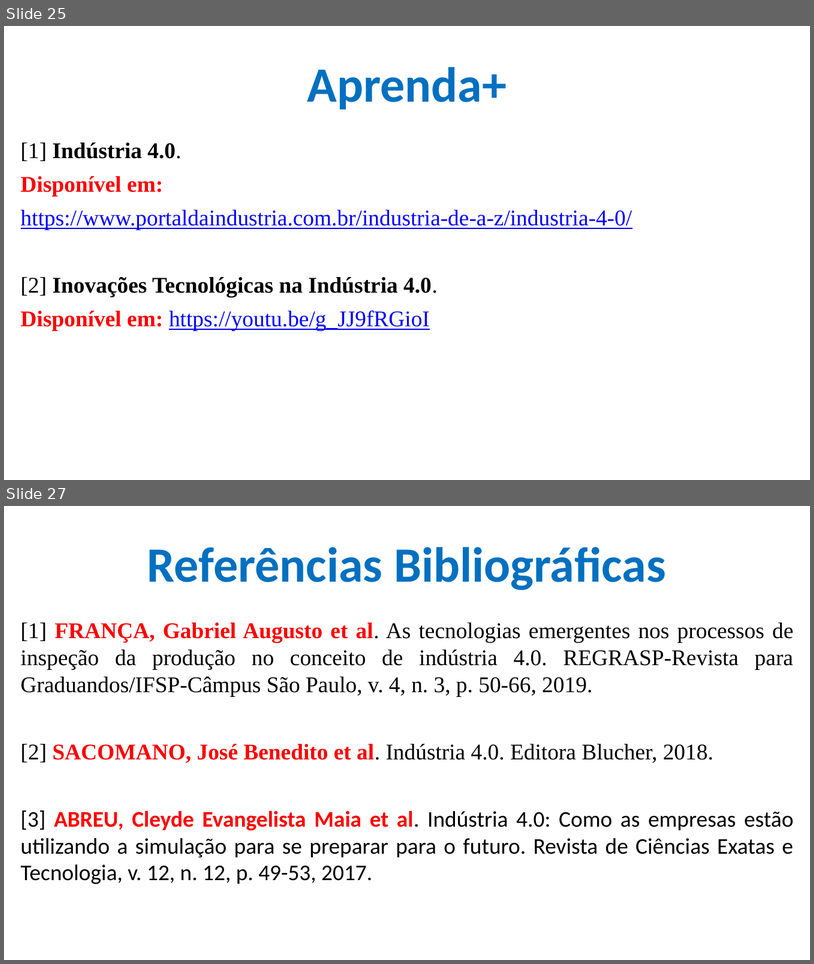
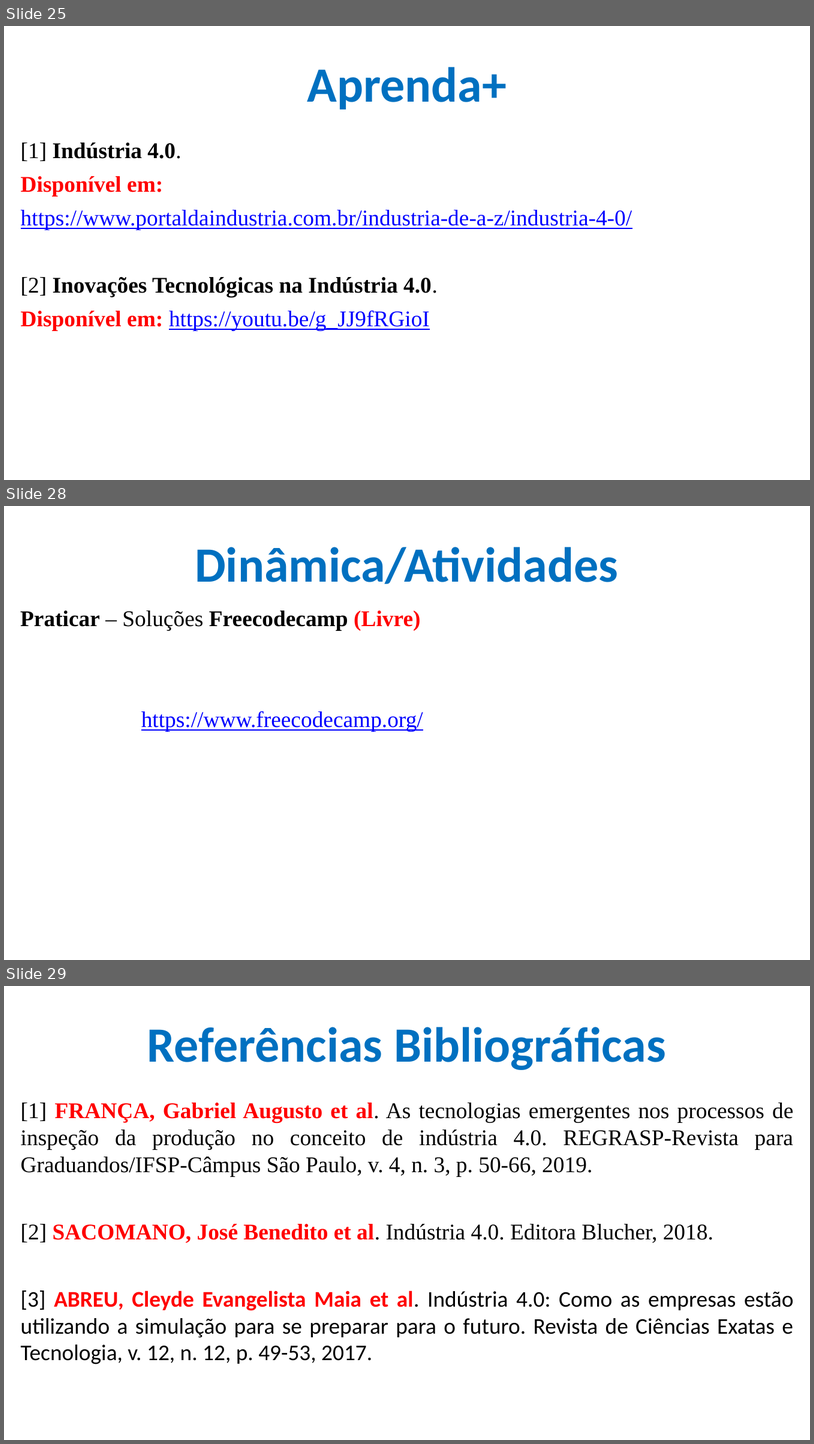
Before and after one commit to CloudEducationBrazil/WydenArea1AplicacaoCloudIndustria40Python, a slide deck: 01 Classes/Aula 08 - Aplicação Cloud Indústria 40 Python IoT - Tecnologias Emergentes.pptx. Shown one above the other, each under a label of ours: slides 25 and 27 before the commit, slides 25, 28 and 29 after it; the slides between them are not shown. The pictures are 814x964 and 814x1444 pixels, drawn with LibreOffice and Linux fonts; fonts in the diff are those of the drawing; background and template pictures are left out. Boxes give left, top, right and bottom in pixels: in the first picture for what was removed or moved away, otherwise in the second. Text is boxed around its words. In the diff, an @@ line names an element or a change of style, - is before the commit and + after.

```diff
--- a/01 Classes/Aula 08 - Aplicação Cloud Indústria 40 Python IoT - Tecnologias Emergentes.pptx
+++ b/01 Classes/Aula 08 - Aplicação Cloud Indústria 40 Python IoT - Tecnologias Emergentes.pptx
@@ slide 28 added at <box>4,506,810,960</box>, background picture (left out) @@
@@ title added at <box>195,547,618,584</box>, 44 pt, text #0070C0, bold @@
+Dinâmica/Atividades
@@ text added at <box>20,610,423,731</box>, 20 pt, text #000000 @@
+Praticar – Soluções Freecodecamp (Livre)
+https://www.freecodecamp.org/
@@ what was slide 27 is now slide 29 @@
```
Also in this commit, not shown: 4 slides changed, 1 other slide added, 2 other files.
